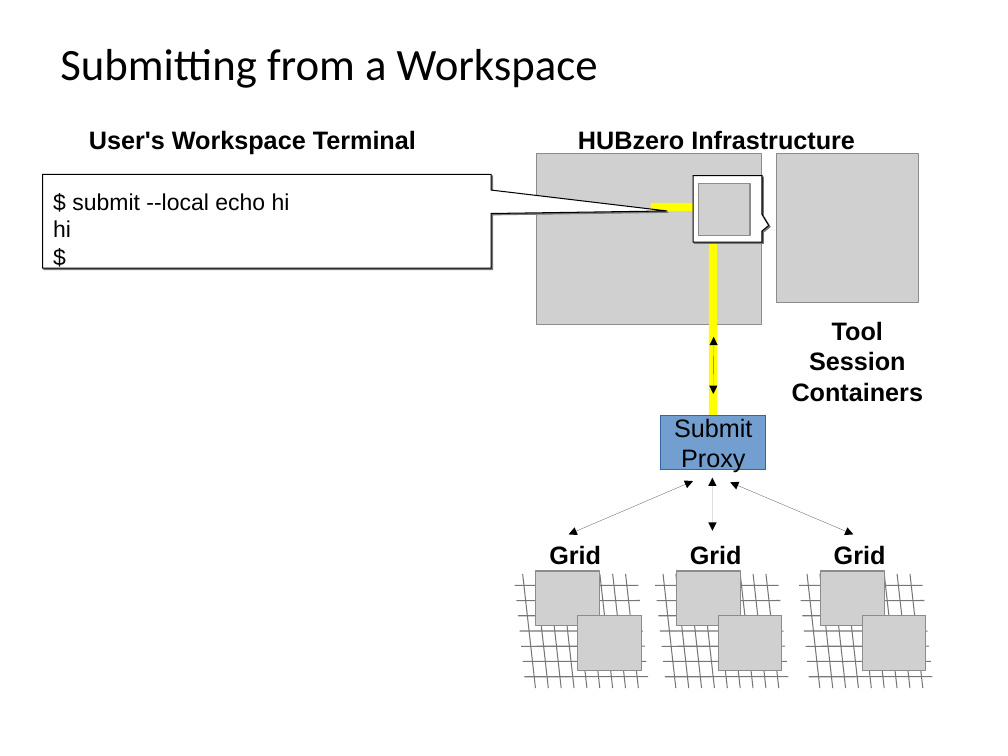
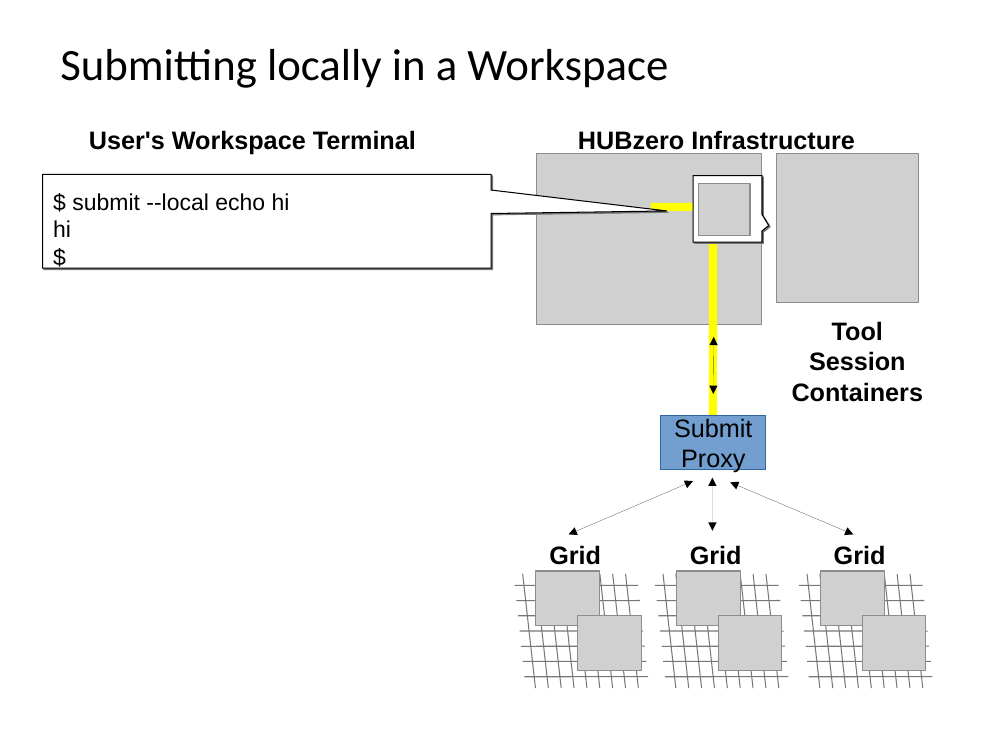
Before and after one commit to codedsk/ncnsoftwarebootcamp, a slide deck: slide 16 of materials/16 - Submit Job Submission.odp. Drawn at 1008x756 pixels with LibreOffice and Linux fonts; fonts in the diff are those of the drawing; grey boxes stand for pictures; background and template pictures are left out. Boxes give left, top, right and bottom in pixels: in the first picture for what was removed or moved away, otherwise in the second. Text is boxed around its words. In the diff, an @@ line names an element or a change of style, - is before the commit and + after.

Commit message:
updating slide titles in submit presentation

```diff
--- a/materials/16 - Submit Job Submission.odp
+++ b/materials/16 - Submit Job Submission.odp
@@ title at [60,49,668,88]: text changed @@
-Submitting from a Workspace
+Submitting locally in a Workspace
```
Also in this commit, not shown: 4 other slides changed.
